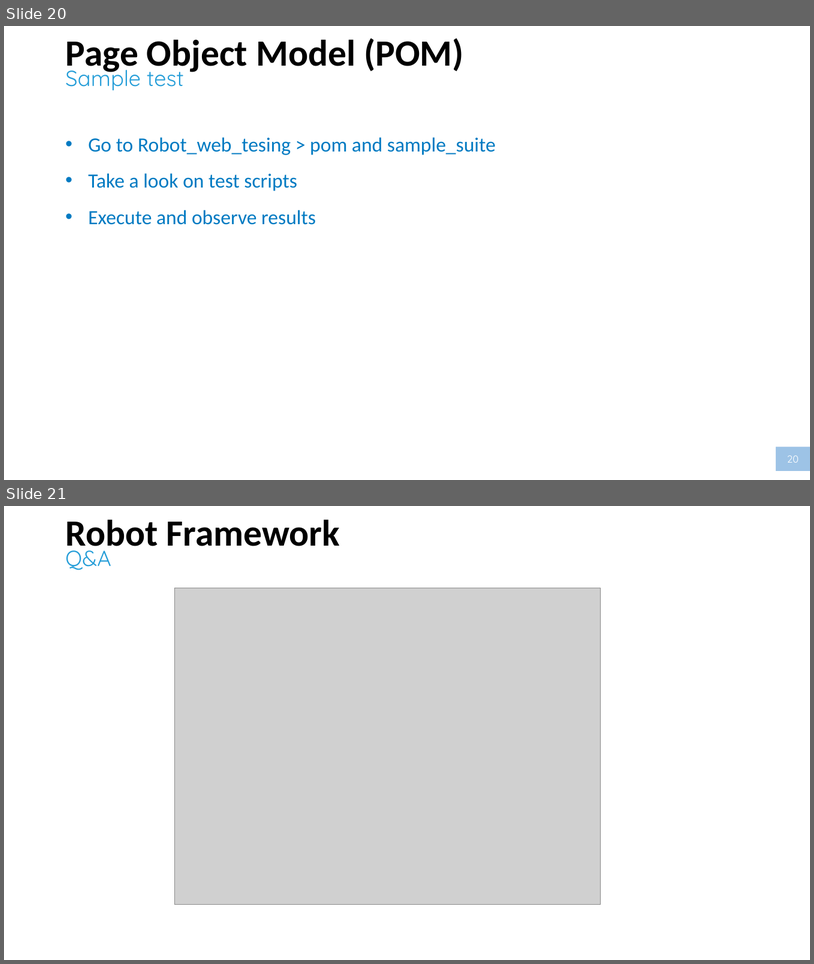
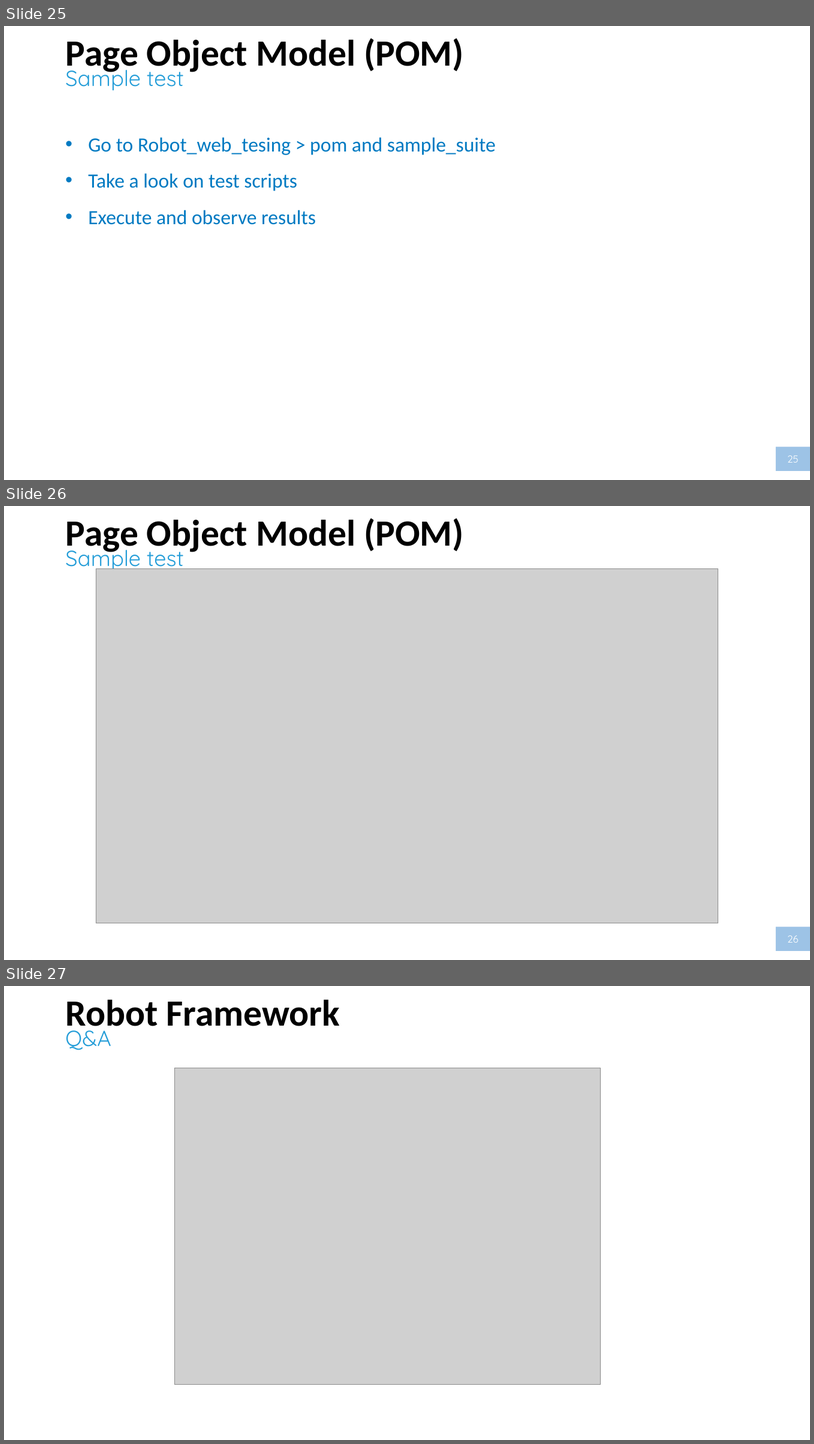
Before and after one commit to nmdong/appiumformac, a slide deck: Session 2 - Robot framework - Appium For MACOS.pptx. Shown one above the other, each under a label of ours: slides 20 and 21 before the commit, slides 25, 26 and 27 after it. The pictures are 814x964 and 814x1444 pixels, drawn with LibreOffice and Linux fonts; fonts in the diff are those of the drawing; grey boxes stand for pictures. Boxes give left, top, right and bottom in pixels: in the first picture for what was removed or moved away, otherwise in the second. Text is boxed around its words. In the diff, an @@ line names an element or a change of style, - is before the commit and + after.

```diff
--- a/Session 2 - Robot framework - Appium For MACOS.pptx
+++ b/Session 2 - Robot framework - Appium For MACOS.pptx
@@ slide 26 added at (4,506,810,960), background #FFFFFF @@
@@ title added at (65,518,464,555), 44 pt, text #000000, bold @@
+Page Object Model (POM)
@@ text added at (65,543,184,572), 26 pt, text #249DD8 @@
+Sample test
@@ picture added at (96,568,719,923) @@
@@ page number added at (777,927,810,951), fill #9DC3E6, 12 pt, text #FFFFFF @@
+26
@@ what was slide 20 is now slide 25 @@
@@ page number at (788,455,799,462): text changed @@
-20
+25
@@ what was slide 21 is now slide 27 @@
```
Also in this commit, not shown: 6 slides changed, 6 other slides added, 1 slide removed.
